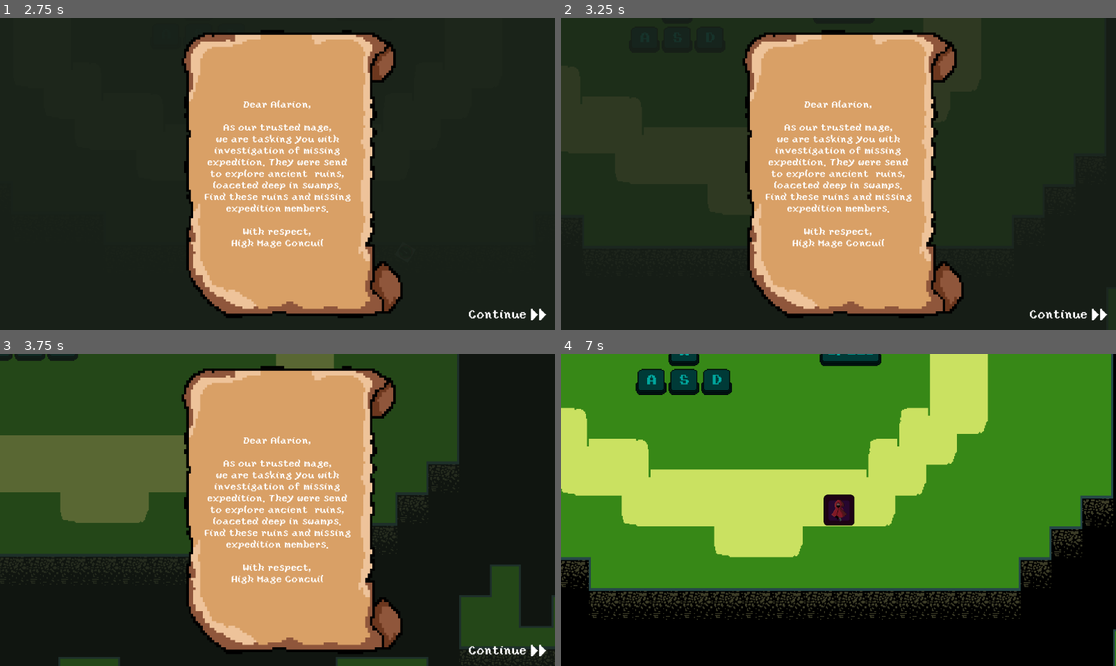
Above: before the commit, frames 1-4 (two rows, left to right).
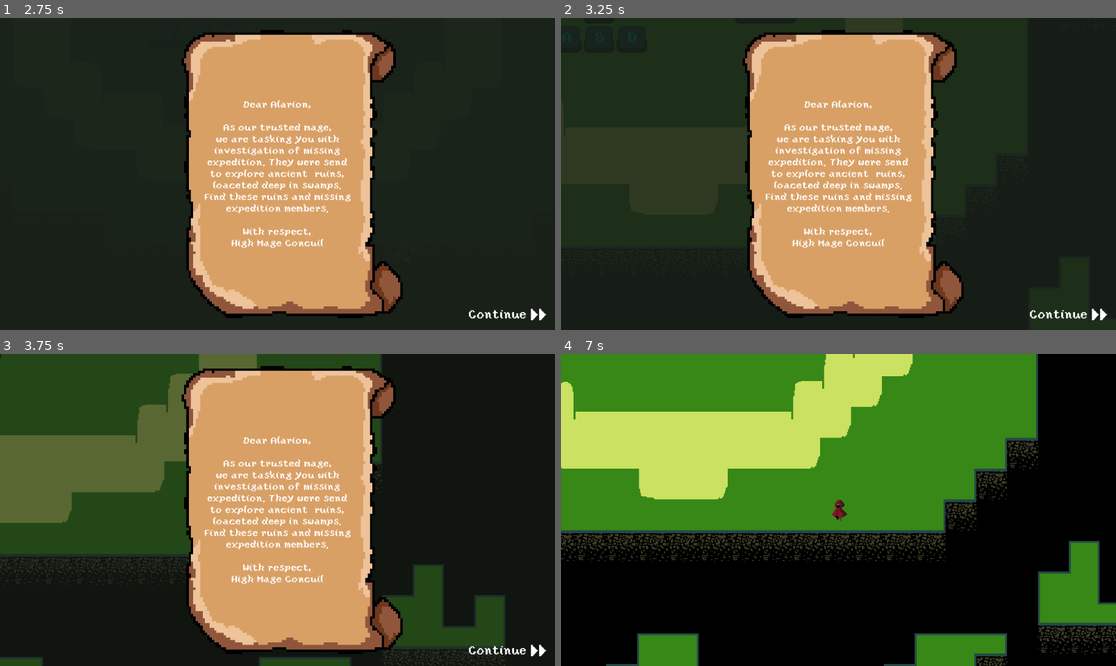
Above: after the commit, the same moments.

Repository: Tomko-Code/Relic-Seekers
Game: Godot game, scene res://src/main/game_start.tscn
The game is run twice, just before and just after one commit, with the same random seed, the same clock (stepped at 60 frames per second) and the same inputs. The engine's default icon, where the game draws it, is replaced by a stand-in: a white triangle on a blue panel in a dark square.
Inputs (mouse positions are in pixels of both pictures, inside the frame that each line leads up to):
- Up to frame 1 (2.75 s): click "Start" at 0.5 s; click "Continue >>" at 1.25 s; click "Continue >>" at 2 s
- Up to frame 2 (3.25 s): tap Enter at 2.75 s; move the mouse to (960, 158) at 2.77 s; hold D (move_right) from 2.78 s (still down); hold Shift (dash, bound only after the commit) from 2.78 s (still down)
- Up to frame 3 (3.75 s): move the mouse to (166, 525) at 3.52 s; release D (move_right) at 3.53 s; release Shift (dash, bound only after the commit) at 3.53 s; hold S (move_down) from 3.53 s (still down); click (166, 525) at 3.6 s
- Up to frame 4 (7 s): tap Shift (dash, bound only after the commit) at 3.8, 5.1, 6.05, 6.6 s; move the mouse to (894, 441) at 4.27 s; release S (move_down) at 4.28 s; hold D (move_right) 4.28-5.03 s; hold Shift (dash, bound only after the commit) 4.28-5.03 s; move the mouse to (810, 572) at 5.02 s; hold W (move_up) 5.03-5.78 s; move the mouse to (1005, 556) at 5.77 s; press the mouse at (1005, 556) at 5.78 s; hold A (move_left) from 5.78 s (still down); move the mouse to (672, 463) at 6.52 s; release the mouse at (672, 463) at 6.53 s

Frame 1 is identical in both runs. In frame 2, less than 0.1% of the frame differs, in the area x 51-57%, y 0-2%; in frame 3, 16%; in frame 4, 61%, in the area x 0-100%, y 0-100%.

Commit message:
added_dash

Diff:
--- a/project.godot
+++ b/project.godot
@@ -80,6 +80,11 @@
 "events": [Object(InputEventMouseButton,"resource_local_to_scene":false,"resource_name":"","device":-1,"window_id":0,"a …(253 unchanged characters)…
 ]
 }
+dash={
+"deadzone": 0.5,
+"events": [Object(InputEventKey,"resource_local_to_scene":false,"resource_name":"","device":-1,"window_id":0,"alt_pressed":false,"shift_pressed":false,"ctrl_pressed":false,"meta_pressed":false,"pressed":false,"keycode":0,"physical_keycode":4194325,"key_label":0,"unicode":0,"echo":false,"script":null)
+]
+}
 
 [layer_names]
 
--- /dev/null
+++ b/src/entities/player/player_dash_ghost.gd
@@ -0,0 +1,17 @@
+class_name PlayerDashGhost
+extends AnimatedSprite2D
+
+func freeze_frame(sprite_component: AnimatedSpriteComponent):
+	var animated_sprite: AnimatedSprite2D = sprite_component.get_child(0)
+	var frames = animated_sprite.sprite_frames
+
+	sprite_frames = frames.duplicate()
+
+	animation = animated_sprite.animation
+	set_frame_and_progress(animated_sprite.frame, 0)
+
+
+func _ready():
+	var tween = create_tween().bind_node(self).set_trans(Tween.TRANS_ELASTIC)
+	tween.tween_property(self, "modulate", Color.TRANSPARENT, 0.1)
+	tween.tween_callback(queue_free)
--- /dev/null
+++ b/src/entities/player/player_dash_ghost.tscn
@@ -0,0 +1,6 @@
+[gd_scene load_steps=2 format=3 uid="uid://bva47qjx0qji7"]
+
+[ext_resource type="Script" path="res://src/entities/player/player_dash_ghost.gd" id="1_ab8dw"]
+
+[node name="player_dash_ghost" type="AnimatedSprite2D"]
+script = ExtResource("1_ab8dw")
--- a/src/entities/player/player_entity.tscn
+++ b/src/entities/player/player_entity.tscn
@@ -1,7 +1,6 @@
-[gd_scene load_steps=12 format=3 uid="uid://d2bsjmqg1fe1h"]
+[gd_scene load_steps=11 format=3 uid="uid://d2bsjmqg1fe1h"]
 
 [ext_resource type="Script" path="res://src/entities/player/player_entity.gd" id="1_7c5ui"]
-[ext_resource type="Texture2D" uid="uid://dayf0y6nyidev" path="res://icon.svg" id="2_fym7o"]
 [ext_resource type="Script" path="res://src/entities/player/user_movement_component.gd" id="2_xekry"]
 [ext_resource type="Script" path="res://src/entities/animated_sprite_component.gd" id="3_t82yd"]
 [ext_resource type="SpriteFrames" uid="uid://dljijosh7tmgp" path="res://assets/sprites/player_tmp.tres" id="5_0x5y7"]
@@ -26,15 +25,11 @@
 [node name="Hitbox" type="CollisionShape2D" parent="."]
 shape = SubResource("RectangleShape2D_eip8d")
 
-[node name="bc" type="Sprite2D" parent="."]
-modulate = Color(0.666667, 0.0509804, 0.270588, 1)
-scale = Vector2(0.5, 0.5)
-texture = ExtResource("2_fym7o")
-
 [node name="Components" type="Node2D" parent="."]
 
-[node name="UserMovementComponent" type="Node" parent="Components"]
+[node name="UserMovementComponent" type="Node" parent="Components" node_paths=PackedStringArray("_AnimatedSpriteComponent")]
 script = ExtResource("2_xekry")
+_AnimatedSpriteComponent = NodePath("../AnimatedSpriteComponent")
 
 [node name="AnimatedSpriteComponent" type="Node2D" parent="Components"]
 script = ExtResource("3_t82yd")
--- a/src/entities/player/user_movement_component.gd
+++ b/src/entities/player/user_movement_component.gd
@@ -2,18 +2,60 @@
 extends MovementComponent
 
 var acceleration = 10
+var is_dashing = false
+var can_dash = true
+
+var dash_max_cooldown = 1
+var dash_current_cooldown = 0
+
+var dash_max_duration = 0.15
+var dash_current_duration = 0
+var last_direction
+
+signal dash_over
+
+@export var _AnimatedSpriteComponent: AnimatedSpriteComponent
 
 func _physics_process(delta):
 	direction = Vector2.ZERO
 
-	if Input.is_action_pressed("move_left"):
-		direction.x -= 1
-	if Input.is_action_pressed("move_right"):
-		direction.x += 1
-	if Input.is_action_pressed("move_up"):
-		direction.y -= 1
-	if Input.is_action_pressed("move_down"):
-		direction.y += 1
+	if not can_dash:
+		dash_current_cooldown += delta
+		if dash_current_cooldown >= dash_max_cooldown:
+			dash_current_cooldown = 0
+			can_dash = true
+
+	if is_dashing:
+		dash_current_duration += delta
+		if dash_current_duration >= dash_max_duration:
+			parent.velocity = Vector2.ZERO
+			dash_current_duration = 0
+			is_dashing = false
+			emit_signal("dash_over")
+		else:
+			if _AnimatedSpriteComponent:
+				var ghost = PlayerDashGhost.new()
+				ghost.freeze_frame(_AnimatedSpriteComponent)
+				ghost.position = parent.position
+				parent.get_parent().call_deferred("add_child", ghost)
+
+	if not is_dashing:
+		if Input.is_action_pressed("move_left"):
+			direction.x -= 1
+		if Input.is_action_pressed("move_right"):
+			direction.x += 1
+		if Input.is_action_pressed("move_up"):
+			direction.y -= 1
+		if Input.is_action_pressed("move_down"):
+			direction.y += 1
+	else:
+		direction = last_direction
+
+	last_direction = direction
+
+	if Input.is_action_pressed("dash") and direction != Vector2.ZERO and can_dash:
+		can_dash = false
+		is_dashing = true
 
 
 	if direction == Vector2.ZERO:
@@ -21,7 +63,7 @@
 	else: is_idle = false
 
 	#parent.velocity = direction.normalized() * delta * speed
-	parent.velocity = parent.velocity.lerp(direction * speed, acceleration * delta)
+	parent.velocity = parent.velocity.lerp(direction.normalized() * speed * (3 if is_dashing else 1), acceleration * delta * (10 if is_dashing else 1))
 
 	parent.move_and_slide()
 	#var collision = parent.move_and_collide(parent.velocity * delta)
--- a/src/zone/zone.gd
+++ b/src/zone/zone.gd
@@ -1,6 +1,5 @@
+class_name Zone
 extends Node
-
-class_name Zone
 
 enum ZoneType{STATIC, GENERATED, GENERATED_PRESET}
 @export var type: ZoneType
